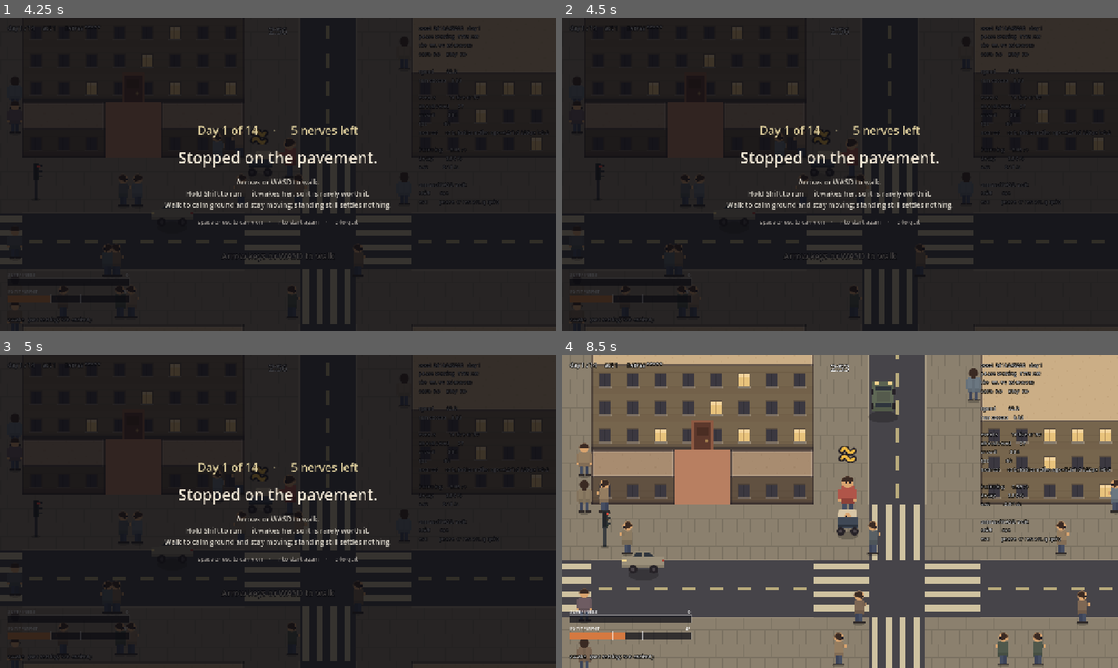
Above: before the commit, frames 1-4 (two rows, left to right).
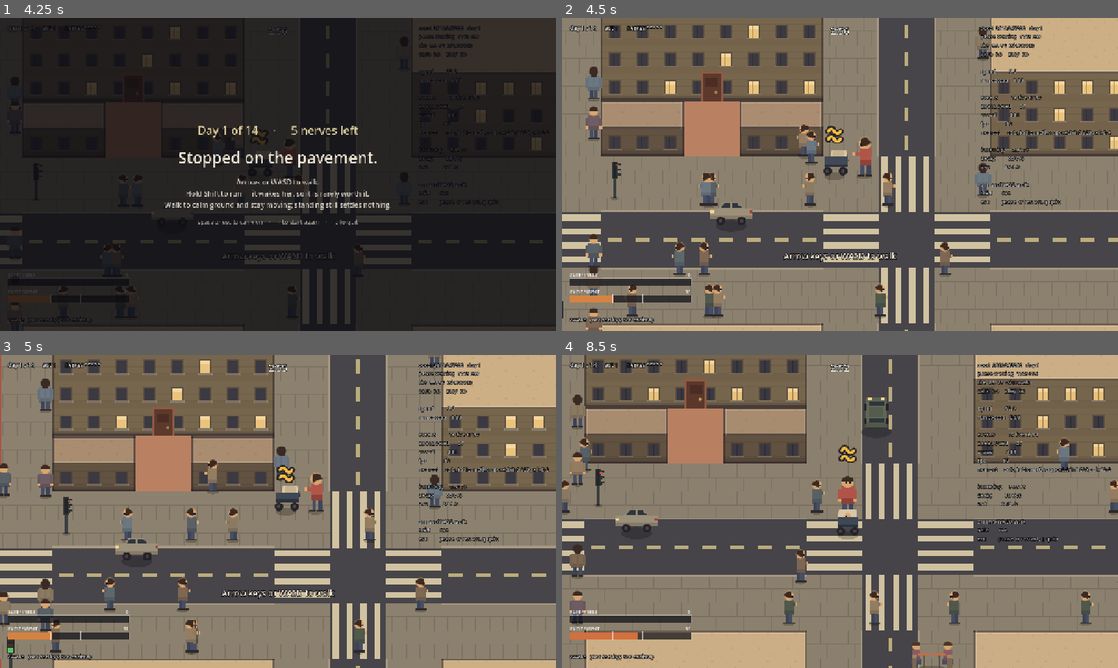
Above: after the commit, the same moments.

Repository: JosuaKrause/nappy
Game: Godot game, scene res://scenes/main.tscn
Two runs of this game, one before a commit and one after it. Both use one fixed random seed, a clock stepped at 60 frames per second and the inputs below.
Inputs (mouse positions are in pixels of both pictures, inside the frame that each line leads up to):
- Up to frame 1 (4.25 s): tap Enter (ui_accept) at 0.5, 0.77, 0.8, 1.07, 2.3 s; move the mouse to (400, 158) at 0.52 s; hold Right (move_right) 0.53-1.25 s; hold Shift (run) 0.53-1.25 s; click (400, 158) at 0.67 s; drag from (166, 190) to (250, 237) at 1.27 s; move the mouse to (333, 105) at 2.02 s; hold Right (move_right) 2.03-2.75 s; hold Shift (run) 2.03-2.75 s; click (333, 105) at 2.17 s; drag from (250, 237) to (111, 127) at 2.77 s; move the mouse to (444, 221) at 3.52 s; hold Left (move_left) from 3.53 s (still down); hold Enter (ui_accept) from 3.53 s (still down); tap R at 3.6 s; click (444, 221) at 3.67 s; tap Escape (pause) at 4.15 s
- Up to frame 2 (4.5 s): release Left (move_left) at 4.25 s; release Enter (ui_accept) at 4.25 s; drag from (673, 127) to (756, 96) at 4.27 s
- Up to frame 3 (5 s): no input
- Up to frame 4 (8.5 s): move the mouse to (867, 511) at 5.02 s; hold Down (move_down) 5.03-5.75 s; hold Shift (run) 5.03-5.75 s; click (867, 511) at 5.17 s; tap Enter (ui_accept) at 5.3, 6.77, 6.8, 7.07 s; drag from (756, 433) to (728, 527) at 5.77 s; move the mouse to (962, 495) at 6.52 s; hold Up (move_up) 6.53-7.25 s; hold Shift (run) 6.53-7.25 s; click (962, 495) at 6.67 s; drag from (728, 527) to (812, 574) at 7.27 s; move the mouse to (895, 442) at 8.02 s; hold Down (move_down) from 8.03 s (still down); hold Enter (ui_accept) from 8.03 s (still down); tap R at 8.1 s; click (895, 442) at 8.17 s

Frame 1 is identical in both runs. In frame 2, 98% of the frame differs, in the area x 0-100%, y 0-100%; in frame 3, 98%; in frame 4, 61%.

Commit message:
Every screen advances on a tap
The title, the between-days summary and the pause were all gated on ui_accept alone, so a
phone with no space key could see the title and do nothing about it. Each now also accepts
InputEventScreenTouch directly, guarded on event.pressed so a lifted finger does nothing.

Handled as the touch event itself rather than turned into a synthetic mouse click, on
purpose: a click is a desktop gesture nobody asked these screens to learn, and the day
summary in particular must not become skippable by a stray click that was never meant for
it. This costs the desktop nothing -- InputEventScreenTouch only ever arrives from touch
hardware.

Co-Authored-By: Claude Opus 5 <noreply@anthropic.com>
Claude-Session: https://claude.ai/code/session_013HH74PrqD79o9NJHcn16EM

Diff:
--- a/src/ui/day_summary.gd
+++ b/src/ui/day_summary.gd
@@ -133,7 +133,13 @@
 func is_showing() -> bool:
 	return _root.visible
 
+## Space or a tap moves on. The touch event is handled directly rather than turned into a
+## synthetic click, so a stray mouse press elsewhere on the desktop still cannot skip a summary a
+## player has not read.
 func _unhandled_input(event: InputEvent) -> void:
-	if is_showing() and event.is_action_pressed("ui_accept"):
+	if not is_showing():
+		return
+	if event.is_action_pressed("ui_accept") \
+			or (event is InputEventScreenTouch and (event as InputEventScreenTouch).pressed):
 		get_viewport().set_input_as_handled()
 		continued.emit()
--- a/src/ui/pause_screen.gd
+++ b/src/ui/pause_screen.gd
@@ -104,7 +104,10 @@
 func _unhandled_input(event: InputEvent) -> void:
 	if not visible:
 		return
-	if event.is_action_pressed("pause") or event.is_action_pressed("ui_accept"):
+	# A tap carries on exactly as space does — the touch event itself, not a synthetic click, so
+	# the desktop keeps behaving as it always has.
+	if event.is_action_pressed("pause") or event.is_action_pressed("ui_accept") \
+			or (event is InputEventScreenTouch and (event as InputEventScreenTouch).pressed):
 		get_viewport().set_input_as_handled()
 		close()
 		resumed.emit()
--- a/src/ui/title_screen.gd
+++ b/src/ui/title_screen.gd
@@ -59,15 +59,18 @@
 func close() -> void:
 	visible = false
 
-## `Space` starts. `Q` leaves, **except on the web**, where `QuitOption.available()` is false and
-## the key is not offered or handled at all — pressing it on a platform where quitting is
-## impossible would be a key the hint never even mentions doing nothing. `Esc` is deliberately not
-## handled: `main` will not open the pause over this, because a pause over a game that has not
-## started is a screen with nothing behind it to stop.
+## `Space` starts, and so does a tap — handled as the touch event itself rather than as a synthetic
+## click, so a mouse is not taught a gesture nobody asked it to have and the desktop is unchanged.
+## `Q` leaves, **except on the web**, where `QuitOption.available()` is false and the key is not
+## offered or handled at all — pressing it on a platform where quitting is impossible would be a
+## key the hint never even mentions doing nothing. `Esc` is deliberately not handled: `main` will
+## not open the pause over this, because a pause over a game that has not started is a screen with
+## nothing behind it to stop.
 func _unhandled_input(event: InputEvent) -> void:
 	if not visible:
 		return
-	if event.is_action_pressed("ui_accept"):
+	if event.is_action_pressed("ui_accept") \
+			or (event is InputEventScreenTouch and (event as InputEventScreenTouch).pressed):
 		get_viewport().set_input_as_handled()
 		start_requested.emit()
 	elif _can_quit and event is InputEventKey and event.pressed \
--- a/tests/test_pause.gd
+++ b/tests/test_pause.gd
@@ -26,6 +26,7 @@
 	_test_the_title_screen_does_not_stop_the_city(t)
 	_test_the_title_quit_key_matches_the_platform(t)
 	_test_the_pause_quit_key_matches_the_platform(t)
+	_test_a_tap_advances_every_screen(t)
 	t.get_tree().paused = was_paused
 
 ## The trap, stated as an assertion so that reaching for `.visible` again fails loudly.
@@ -250,6 +251,45 @@
 	t.get_tree().paused = false
 	pause.queue_free()
 
+## **Every screen advances on a tap**, handled as the touch event itself rather than as a
+## synthetic mouse click — a phone has no `space`, and nothing before this fired anything for a
+## touch at all. Checked on all three screens the game can come to rest on, the same shape
+## `_test_space_carries_on_from_every_screen` already checks for the key, and a release is checked
+## to do nothing so a finger lifted off the stick elsewhere cannot be read as a dismissal.
+func _test_a_tap_advances_every_screen(t) -> void:
+	var title: TitleScreen = TITLE.instantiate()
+	t.add_child(title)
+	var started := [0]
+	title.start_requested.connect(func() -> void: started[0] += 1)
+	title.open()
+	title._unhandled_input(_touch(false))
+	t.check(started[0] == 0, "lifting a finger does nothing on the title")
+	title._unhandled_input(_touch(true))
+	t.check(started[0] == 1, "and pressing one starts the run")
+	title.close()
+	title.queue_free()
+
+	var pause: PauseScreen = PAUSE.instantiate()
+	t.add_child(pause)
+	var resumed := [0]
+	pause.resumed.connect(func() -> void: resumed[0] += 1)
+	t.get_tree().paused = false
+	pause.open()
+	pause._unhandled_input(_touch(true))
+	t.check(resumed[0] == 1 and not pause.is_open(), "and a tap carries on from the pause")
+	t.get_tree().paused = false
+	pause.queue_free()
+
+	var summary: CanvasLayer = SUMMARY.instantiate()
+	t.add_child(summary)
+	summary.show_day(1, GameEnums.DayResult.WON, "", 5)
+	var carried_on := [0]
+	summary.continued.connect(func() -> void: carried_on[0] += 1)
+	summary._unhandled_input(_touch(true))
+	t.check(carried_on[0] == 1, "and a tap goes on from the between-days summary")
+	t.get_tree().paused = false
+	summary.queue_free()
+
 func _key(code: Key) -> InputEventKey:
 	var event := InputEventKey.new()
 	event.keycode = code
@@ -264,3 +304,8 @@
 	event.action = name
 	event.pressed = true
 	return event
+
+func _touch(pressed: bool) -> InputEventScreenTouch:
+	var event := InputEventScreenTouch.new()
+	event.pressed = pressed
+	return event
